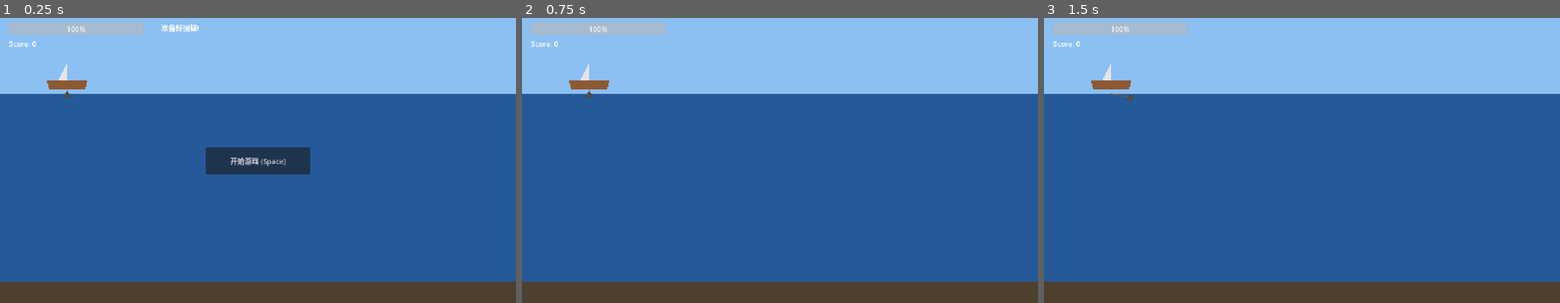
Above: before the commit, frames 1-3 (left to right).
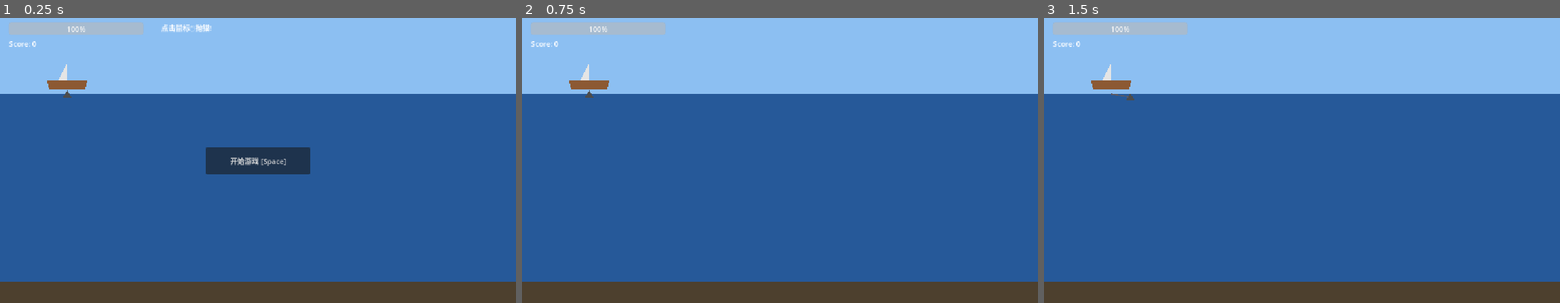
Above: after the commit, the same moments.

Repository: hysonger/anchor-loot
Game: Godot game, scene res://scenes/main.tscn
Same seed, same stepped clock (60 frames per second), same inputs: the game is played once before the commit and once after it.
Inputs (mouse positions are in pixels of both pictures, inside the frame that each line leads up to):
- Up to frame 1 (0.25 s): no input
- Up to frame 2 (0.75 s): click "开始游戏 (Space)" (after the commit: "开始游戏 [Space]") at 0.5 s
- Up to frame 3 (1.5 s): tap Enter at 1.25 s; move the mouse to (1415, 143) at 1.27 s; click (1415, 143) at 1.42 s

The runs differ from the first frame. In frame 1, 0.2% of the frame differs, in the area x 31-56%, y 2-52%; in frame 2, nothing differs; in frame 3, nothing differs.

Commit message:
修改提示语

Diff:
--- a/scripts/main.gd
+++ b/scripts/main.gd
@@ -44,16 +44,16 @@
 func _on_flow_changed(state: Game.FlowState) -> void:
 	match state:
 		Game.FlowState.READY:
-			message_label.text = "准备好抛锚!"
-			_apply_button(true, "开始游戏 (Space)")
+			message_label.text = "点击鼠标🖱抛锚!"
+			_apply_button(true, "开始游戏 [Space]")
 			spawner.clear_all()
 		Game.FlowState.PLAYING:
 			message_label.text = ""
 			start_button.visible = false
 			start_button.disabled = true
 		Game.FlowState.GAME_OVER:
-			message_label.text = "Game Over — 按空格重开"
-			_apply_button(true, "重新开始 (Space)")
+			message_label.text = "GAME OVER"
+			_apply_button(true, "重新开始 [Space]")
 			spawner.clear_all()
 
 func _on_game_over() -> void:
